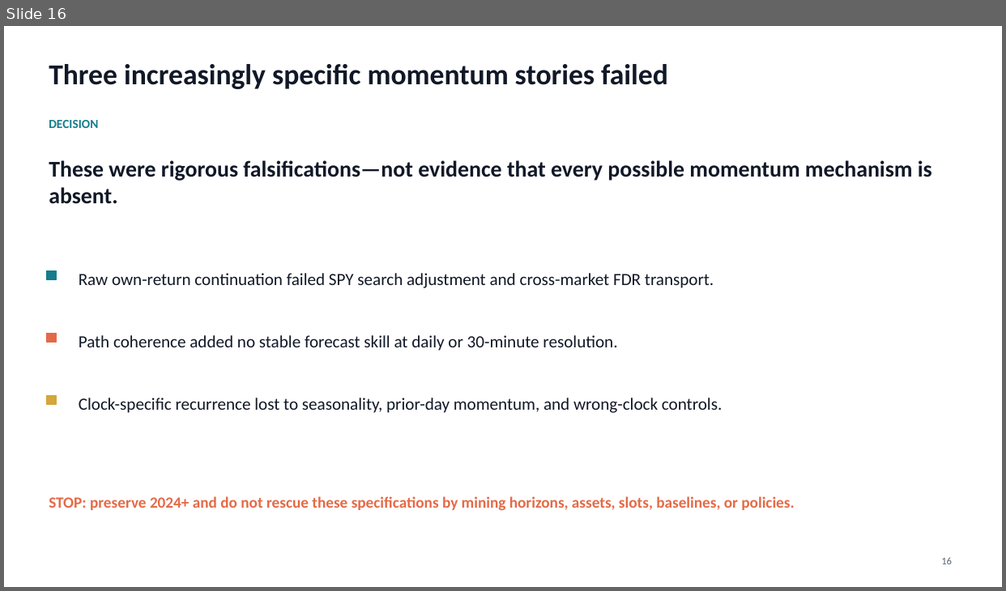
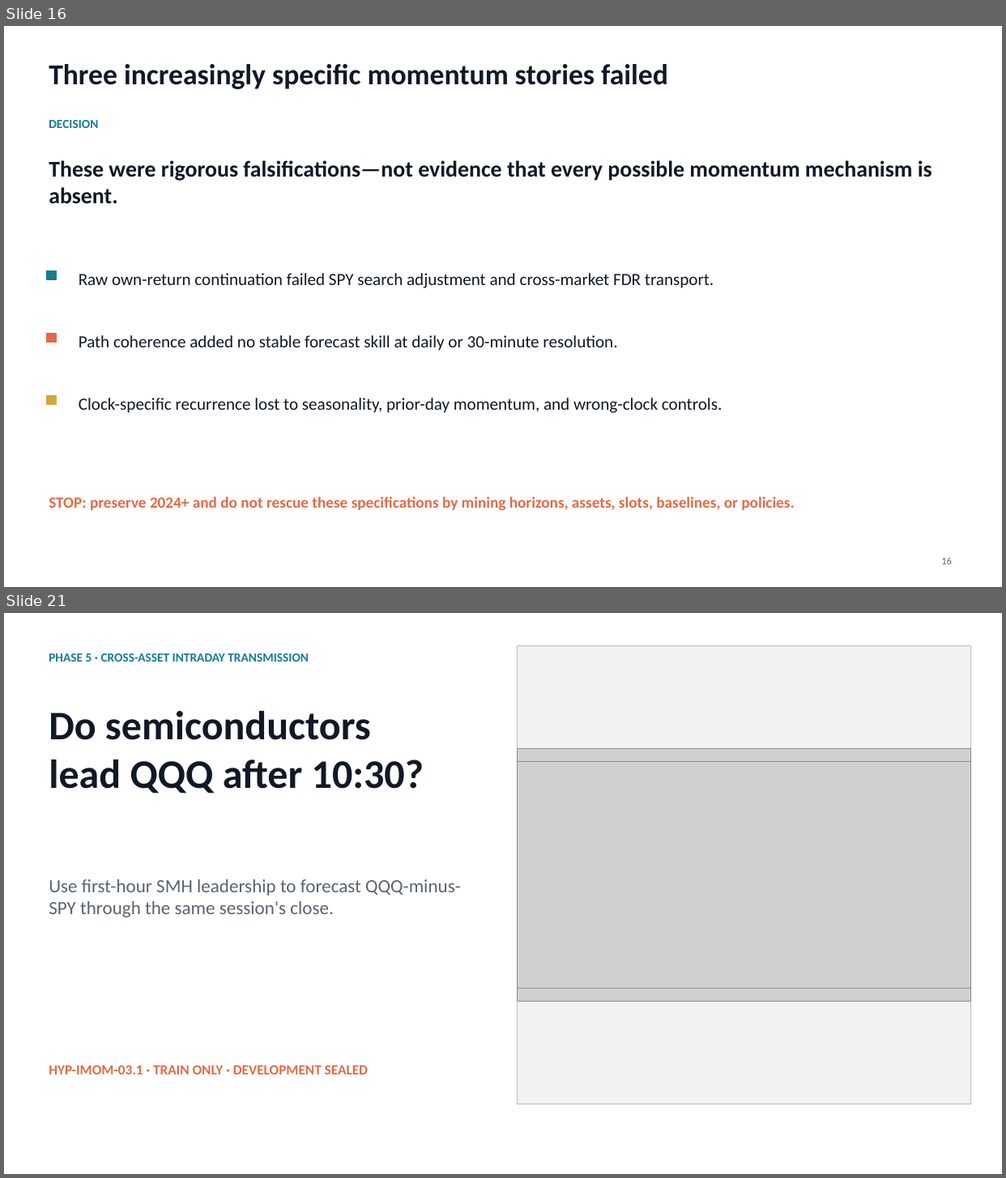
Before and after one commit to Francisc0Franc0/Time-Series-Modeling-Gen5, a slide deck: literature_studies/presentations/gen5_momentum_predictor_evidence_series.pptx. Shown one above the other, each under a label of ours: slide 16 before the commit, slides 16 and 21 after it; the slides between them are not shown. The pictures are 1006x591 and 1006x1178 pixels, drawn with LibreOffice and Linux fonts; fonts in the diff are those of the drawing; grey boxes stand for pictures. Boxes give left, top, right and bottom in pixels: in the first picture for what was removed or moved away, otherwise in the second. Text is boxed around its words. In the diff, an @@ line names an element or a change of style, - is before the commit and + after.

Commit message:
Consolidate momentum research evidence through CAL-A02

```diff
--- a/literature_studies/presentations/gen5_momentum_predictor_evidence_series.pptx
+++ b/literature_studies/presentations/gen5_momentum_predictor_evidence_series.pptx
@@ slide 21 added at [4,613,1002,1174], background #FFFFFF @@
@@ text added at [49,653,309,662], 12 pt, text #167D8D, bold @@
+PHASE 5 · CROSS-ASSET INTRADAY TRANSMISSION
@@ rectangle added at [517,646,970,1104], fill #F2F2F2, outline #B8BCC4 0.75 pt @@
@@ text added at [49,711,424,794], 39 pt, text #111827, bold @@
+Do semiconductors
+lead QQQ after 10:30?
@@ picture added at [517,749,970,1002] @@
@@ picture added at [517,761,970,988] @@
@@ text added at [49,879,461,918], 18 pt, text #5A6470 @@
+Use first-hour SMH leadership to forecast QQQ-minus-SPY through the same session's close.
@@ text added at [49,1065,368,1075], 13.5 pt, text #E46A47, bold @@
+HYP-IMOM-03.1 · TRAIN ONLY · DEVELOPMENT SEALED
```
Also in this commit, not shown: 2 slides changed, 34 other slides added, 3 other files.
